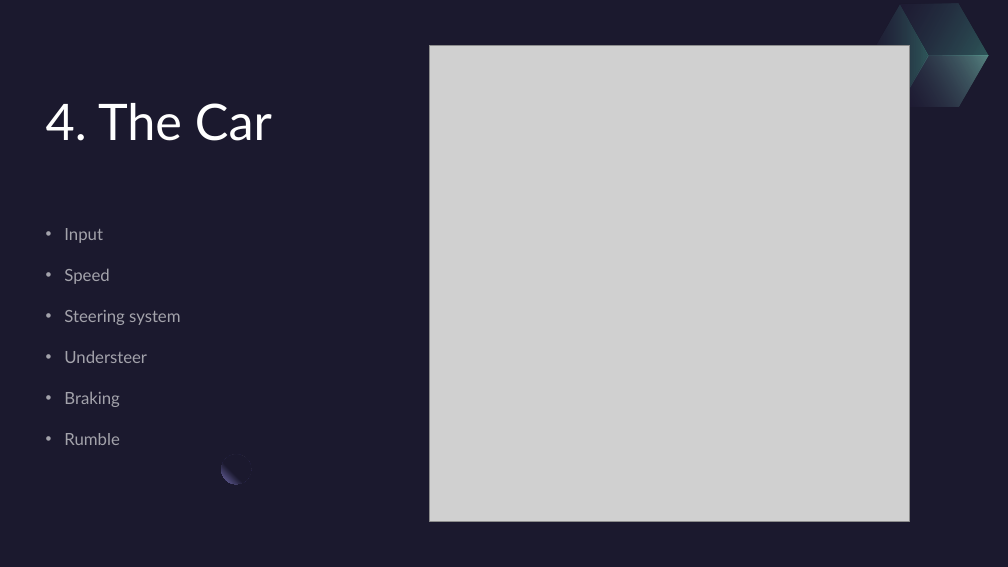
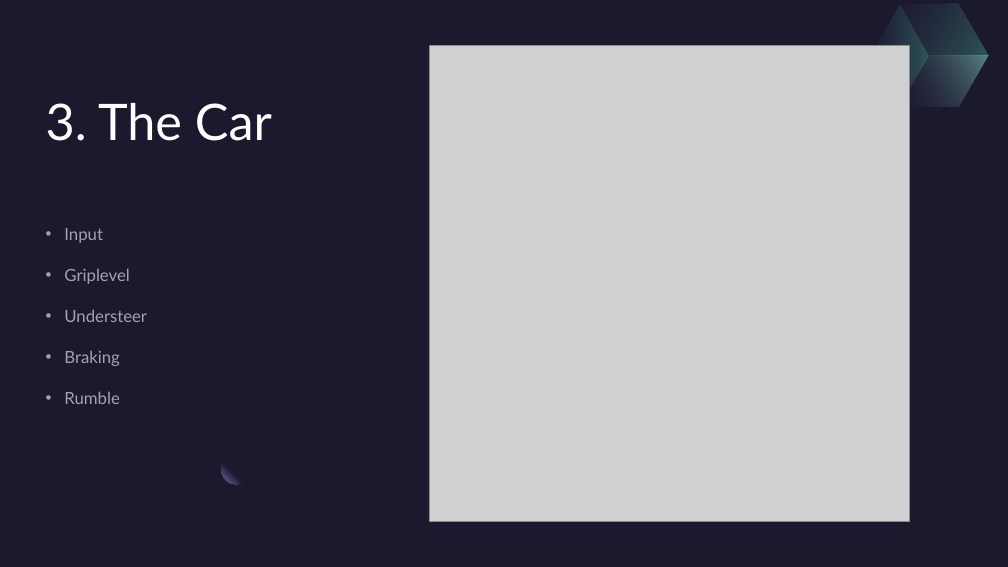
Before and after one commit to TygoB-B5/GTRacing_Pro, a slide deck: slide 5 of Presentatie GTRacingPro.pptx (slide 6 before the commit). Drawn at 1008x567 pixels with LibreOffice and Linux fonts; fonts in the diff are those of the drawing; grey boxes stand for pictures. Boxes give left, top, right and bottom in pixels: in the first picture for what was removed or moved away, otherwise in the second. Text is boxed around its words. In the diff, an @@ line names an element or a change of style, - is before the commit and + after.

```diff
--- a/Presentatie GTRacingPro.pptx
+++ b/Presentatie GTRacingPro.pptx
@@ title at [46,103,272,141]: text changed @@
-4. The Car
+3. The Car
@@ text at [64,268,129,284]: text changed @@
-• Speed
-• Steering system
+• Griplevel
```
Also in this commit, not shown: 3 other slides changed, 1 slide removed, 1 other file.
